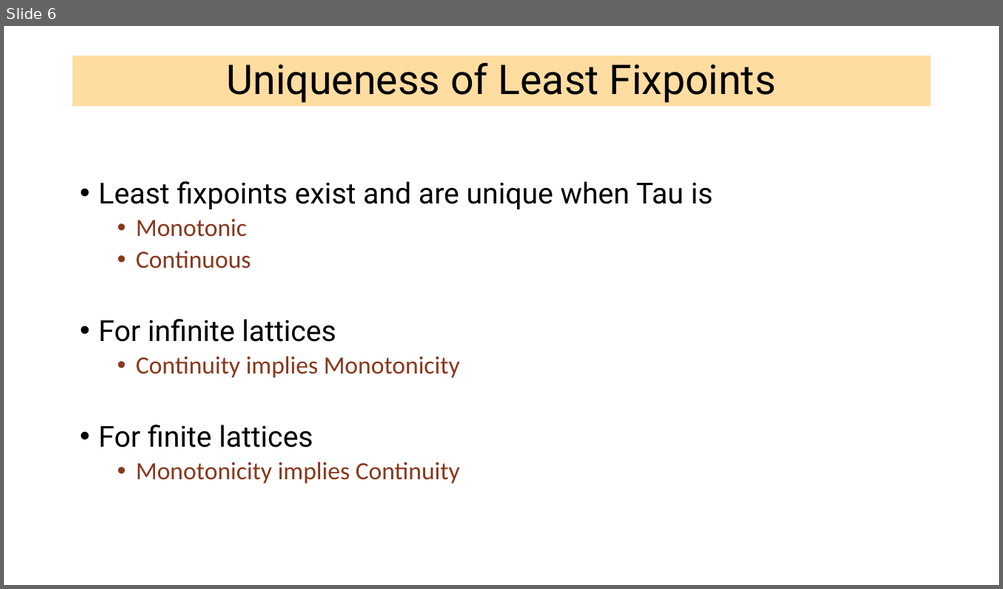
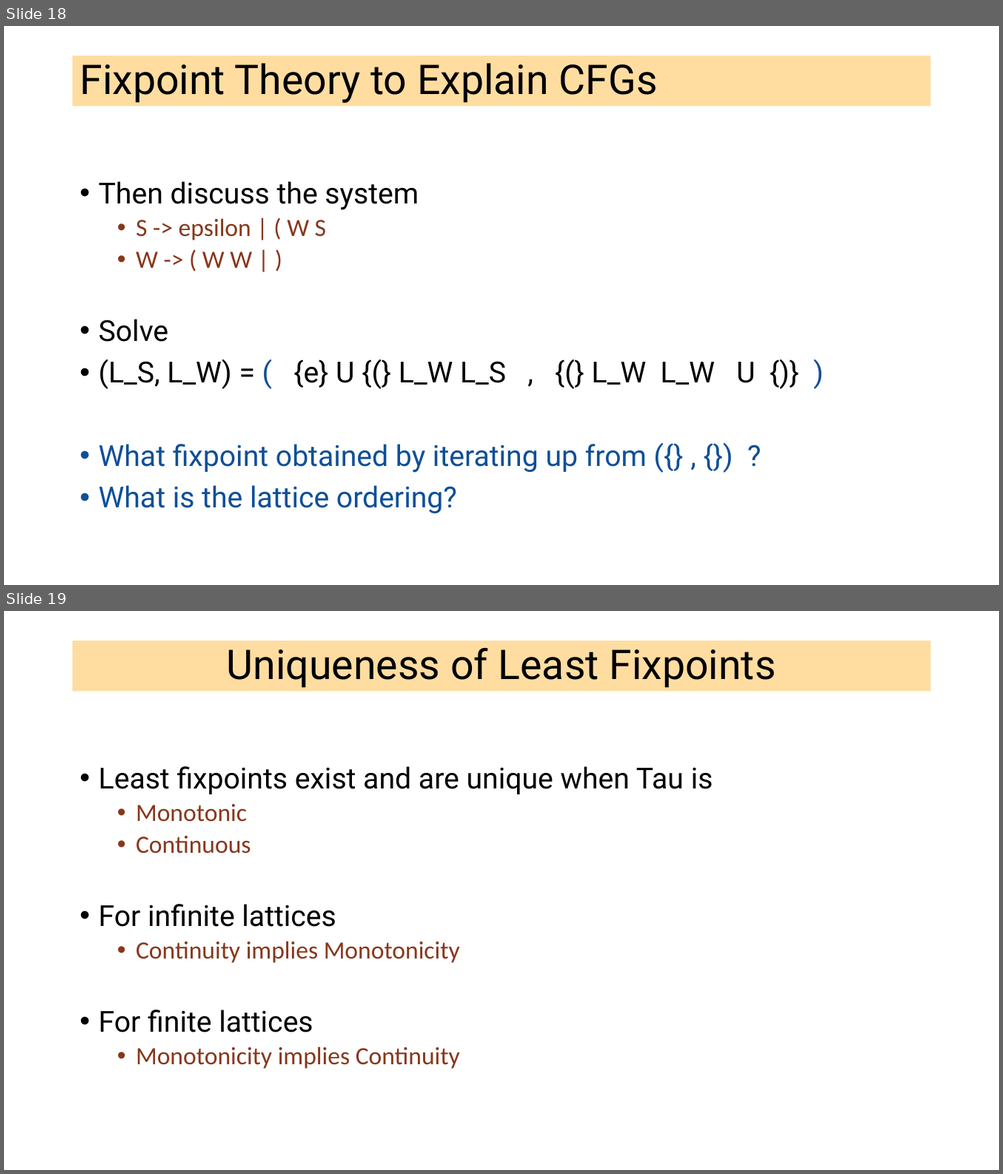
Before and after one commit to ganeshutah/cs6110s22, a slide deck: Lec21/Lec21.pptx. Shown one above the other, each under a label of ours: slide 6 before the commit, slides 18 and 19 after it. The pictures are 1003x589 and 1003x1174 pixels, drawn with LibreOffice and Linux fonts; fonts in the diff are those of the drawing. Boxes give left, top, right and bottom in pixels: in the first picture for what was removed or moved away, otherwise in the second. Text is boxed around its words. In the diff, an @@ line names an element or a change of style, - is before the commit and + after.

```diff
--- a/Lec21/Lec21.pptx
+++ b/Lec21/Lec21.pptx
@@ slide 18 added at box(4, 26, 999, 585), background #FFFFFF @@
@@ title added at box(73, 56, 930, 107), fill #FFBD47 at 51% opacity, 39.6 pt, text #000000 @@
+Fixpoint Theory to Explain CFGs
@@ text added at box(99, 181, 754, 514), 28 pt, text #0F4F97 @@
+• Then discuss the system
+  • S -> epsilon | ( W S
+  • W -> ( W W | )
+• Solve
+• (L_S, L_W) = ( {e} U {(} L_W L_S , {(} L_W L_W U {)} )
+• What fixpoint obtained by iterating up from ({} , {}) ?
+• What is the lattice ordering?
@@ what was slide 6 is now slide 19 @@
```
Also in this commit, not shown: 1 slide changed, 16 other slides added, 2 slides removed, 1 other file.
